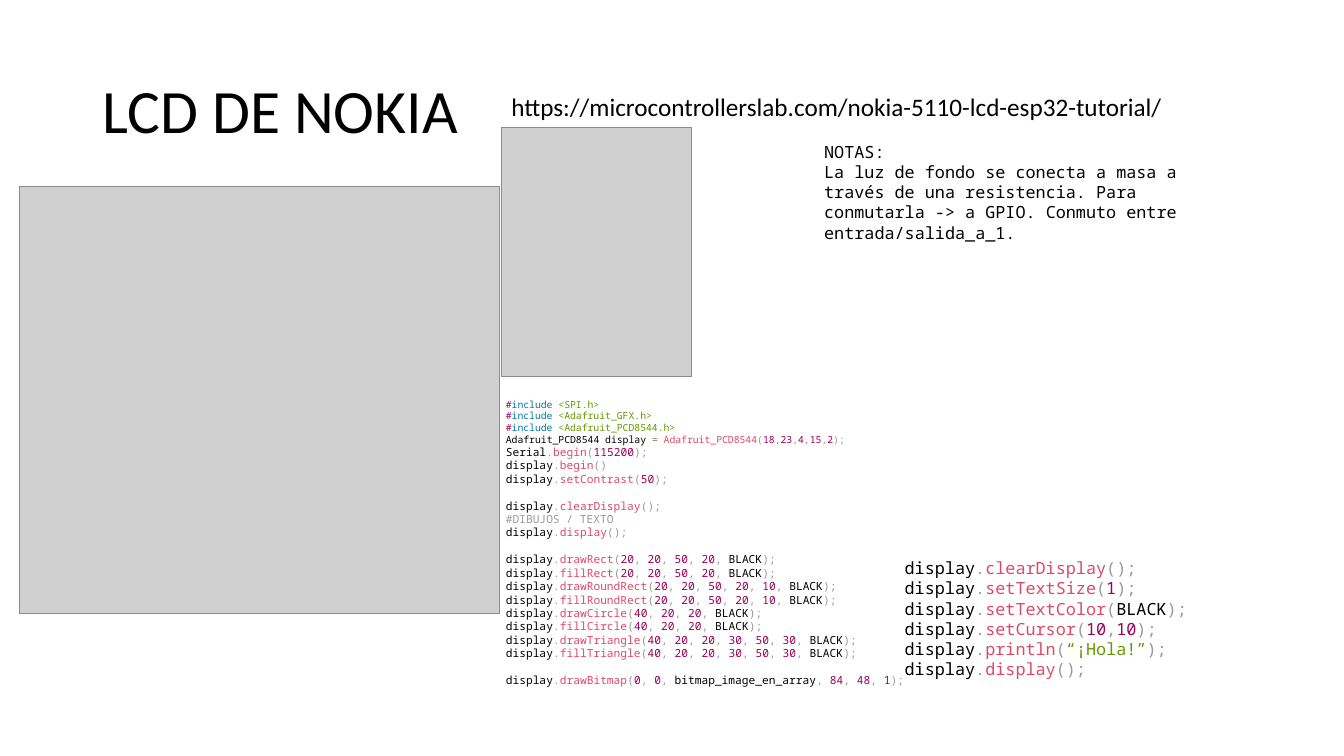
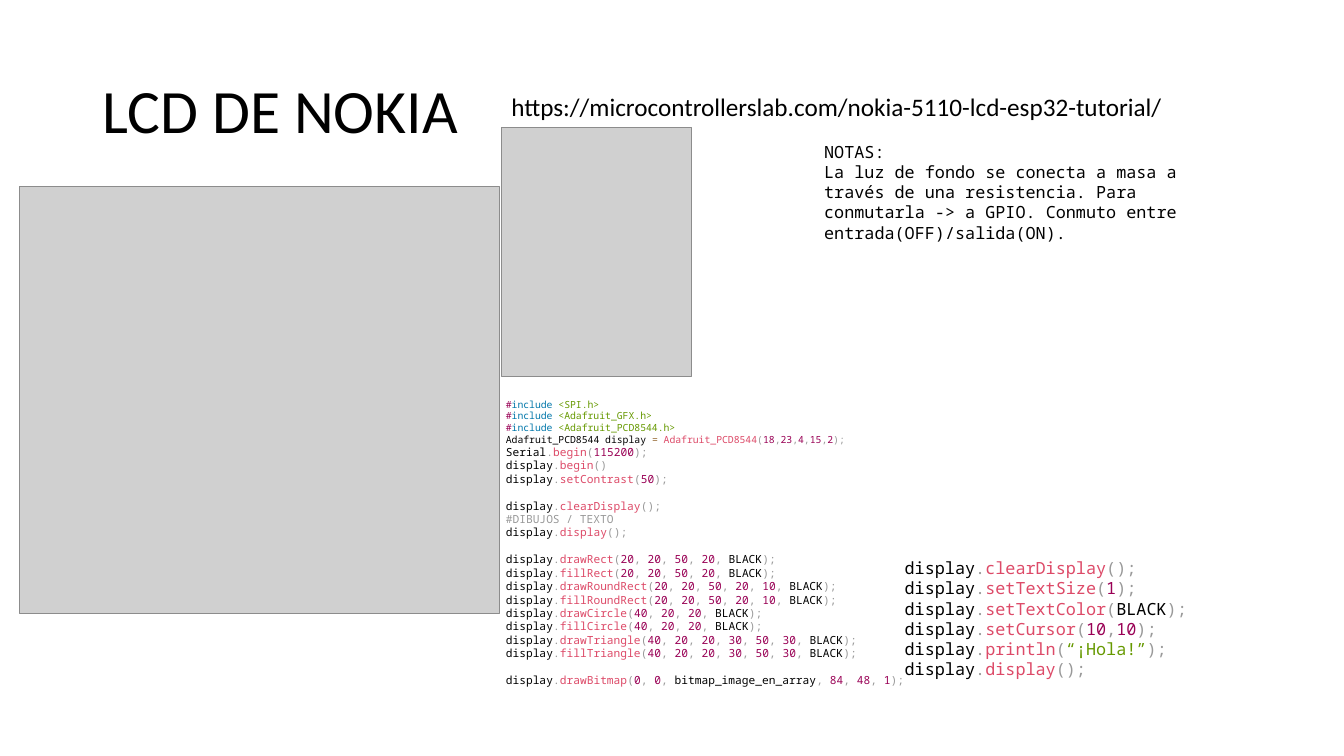
Before and after one commit to CatXD/Invernadero_ESP32, a slide deck: slide 5 of Esquemas.pptx. Drawn at 1344x756 pixels with LibreOffice and Linux fonts; fonts in the diff are those of the drawing; grey boxes stand for pictures. Boxes give left, top, right and bottom in pixels: in the first picture for what was removed or moved away, otherwise in the second. Text is boxed around its words. In the diff, an @@ line names an element or a change of style, - is before the commit and + after.

Commit message:
Esta funcionando
Voy a establecer una relacion de agregacion entre el control de temperatura y de la luz para hacer el bloqueo de R2

```diff
--- a/Esquemas.pptx
+++ b/Esquemas.pptx
@@ text at (x1=824, y1=165, x2=1177, y2=242): text changed @@
-La luz de fondo se conecta a masa a través de una resistencia. Para conmutarla -> a GPIO. Conmuto entre entrada/salida_a_1.
+La luz de fondo se conecta a masa a través de una resistencia. Para conmutarla -> a GPIO. Conmuto entre entrada(OFF)/salida(ON).
```
Also in this commit, not shown: 3 other slides changed, 19 other files.
